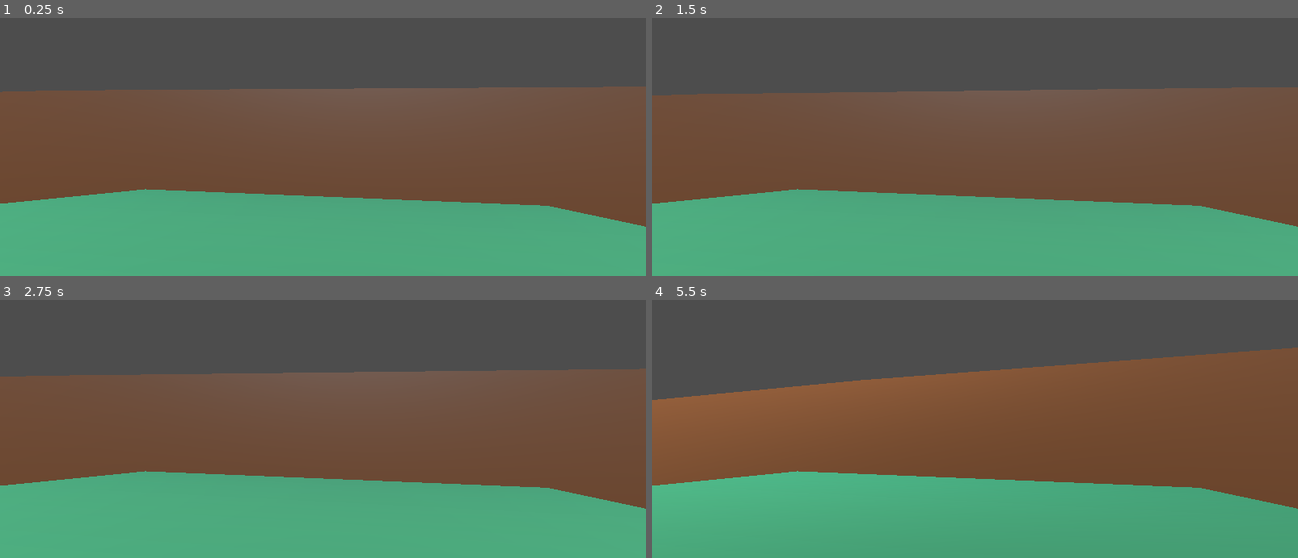
Above: before the commit, frames 1-4 (two rows, left to right).
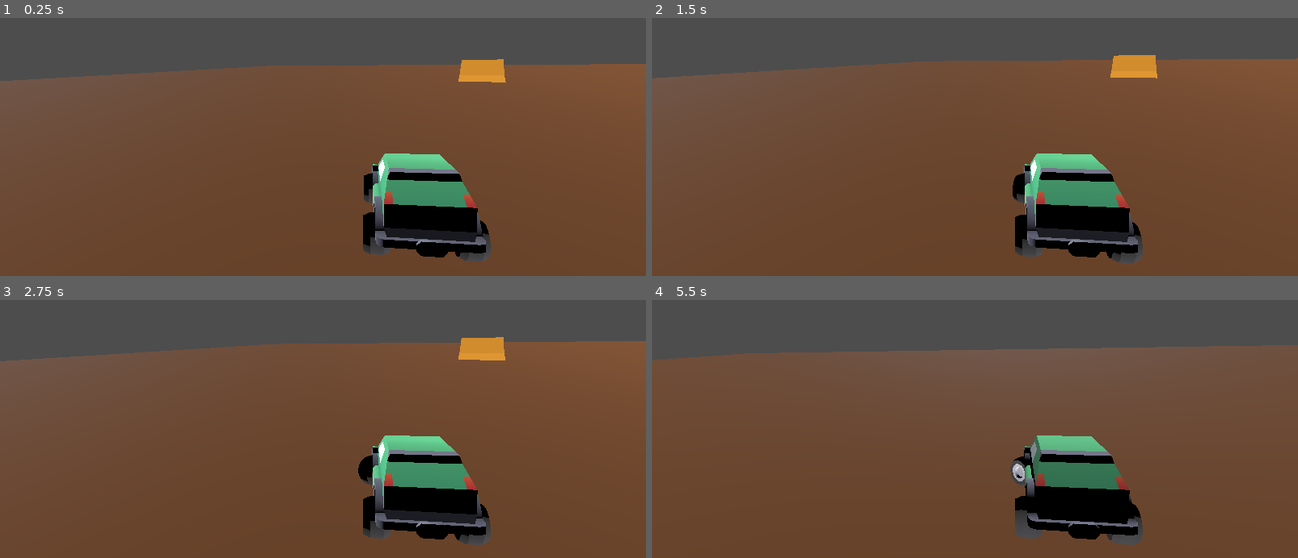
Above: after the commit, the same moments.

Repository: nicquast/reckless_rally
Game: Godot game, scene res://scenes/test_scene.tscn
The game is run twice, just before and just after one commit, with the same random seed, the same clock (stepped at 60 frames per second) and the same inputs.
Inputs:
- Up to frame 1 (0.25 s): no input
- Up to frame 2 (1.5 s): hold D (Steer Right) 0.53-1.28 s; hold A (Steer Left) from 1.28 s (still down)
- Up to frame 3 (2.75 s): release A (Steer Left) at 2.03 s; hold D (Steer Right) from 2.03 s (still down)
- Up to frame 4 (5.5 s): tap Enter at 2.75 s; release D (Steer Right) at 2.78 s; hold W (Accelerate) 2.78-3.53 s; hold A (Steer Left) from 3.53 s (still down)

The runs differ from the first frame. In frame 1, 41% of the frame differs, in the area x 0-100%, y 15-100%; in frame 2, 44%; in frame 3, 43%; in frame 4, 46%, in the area x 0-100%, y 17-100%.

Commit message:
basic rpm simulation and power curves

Diff:
--- a/scenes/Car.tscn
+++ b/scenes/Car.tscn
@@ -2,6 +2,16 @@
 
 [ext_resource type="Script" uid="uid://cfvs3i058fvrg" path="res://scripts/car_controller.gd" id="1_qn377"]
 [ext_resource type="Texture2D" uid="uid://bmui1udhbgj5p" path="res://assets/temp/Textures/colormap.png" id="3_qn377"]
+
+[sub_resource type="Curve" id="Curve_ys5ts"]
+_limits = [0.0, 600.0, 0.0, 8000.0]
+_data = [Vector2(0, 0), 0.0, 0.00014283006, 0, 0, Vector2(511.7845, 242.05475), 0.0, 0.0, 0, 0, Vector2(4175.084, 514.5205), 0.00012396193, 0.00012396193, 0, 0, Vector2(6141.414, 594.6575), -5.1650775e-05, -5.1650775e-05, 0, 0, Vector2(7973.064, 471.78076), 0.0, 0.0, 0, 0]
+point_count = 5
+
+[sub_resource type="Curve" id="Curve_qn377"]
+_limits = [0.0, 25.0, 0.0, 1.0]
+_data = [Vector2(0, 0), 0.0, 0.0, 0, 0, Vector2(0.993266, 10.530823), 0.0, 0.0, 0, 0]
+point_count = 2
 
 [sub_resource type="StandardMaterial3D" id="StandardMaterial3D_e33s5"]
 resource_name = "colormap"
@@ -86,9 +96,12 @@
 
 [node name="Car" type="VehicleBody3D" unique_id=1530576533 node_paths=PackedStringArray("center_of_mass_node")]
 gravity_scale = 4.0
+center_of_mass_mode = 1
 script = ExtResource("1_qn377")
 center_of_mass_node = NodePath("Center of Mass")
-power = 300
+power_curve = SubResource("Curve_ys5ts")
+brake_pressure_curve = SubResource("Curve_qn377")
+rpm_damper = 5
 
 [node name="body" type="MeshInstance3D" parent="." unique_id=1815946841]
 transform = Transform3D(1, 0, 0, 0, 1, 0, 0, 0, 1, 0, 0.15, -0.025)
--- a/scenes/test_scene.tscn
+++ b/scenes/test_scene.tscn
@@ -29,10 +29,10 @@
 light_indirect_energy = 1.593
 
 [node name="Car" parent="." unique_id=1530576533 instance=ExtResource("1_g7g4h")]
-transform = Transform3D(1, 0, 0, 0, 1, 0, 0, 0, 1, -2.496856, 0.012792498, 5.53073)
+transform = Transform3D(0.32650858, 0, -0.94519424, 0, 1, 0, 0.94519424, 0, 0.32650858, 18.598541, 0.012792498, 5.53073)
 
 [node name="Camera3D" type="Camera3D" parent="Car" unique_id=324999546]
-transform = Transform3D(-0.9906635, -0.0037092753, -0.13627921, -0.009526657, 0.9990697, 0.04205989, 0.1359964, 0.04296548, -0.98977727, -0.10134506, 0.91522634, 0.4636345)
+transform = Transform3D(-0.9906635, -0.003709278, -0.13627914, -0.009526657, 0.9990697, 0.042059887, 0.13599631, 0.04296548, -0.9897773, 0.7638111, 2.326959, -5.185046)
 fov = 60.309563
 
 [node name="Ramp2" parent="." unique_id=717800836 instance=ExtResource("2_j8ivh")]
--- a/scripts/car_controller.gd
+++ b/scripts/car_controller.gd
@@ -3,17 +3,32 @@
 ## If set will set the center of mass to the position of the given node
 @export var center_of_mass_node:Node3D
 
-## deprecated
-@export var power = 100
+## Defines the limit of wheel rotation for steering in radians
+@export var steering_limit = deg_to_rad(45)
 
-## Defines the limit of wheel rotation for steering in radians
-@export var steering_limit = deg_to_rad(30)
+## Defines the speed at which the front wheels will rotate to the selected angle
+@export var steering_speed = 2.5
 
 ## Defines the amount of power produced by the car as a function of RPM
-@export var power_curve: Curve2D
+@export var power_curve: Curve
 
 ## Defines the amount of braking pressure applied as a function of the brake input axis
-@export var brake_pressure_curve: Curve2D
+@export var brake_pressure_curve: Curve
+
+## Redline rpm
+@export var max_rpm = 8000
+
+## Multiplication factor for determining rpm acceleration
+@export var throttle_multiplier = 800
+
+## Multiplication factor on RPM load (how quickly rpm drops)
+@export var rpm_damper = 1
+
+## Aero drag coefficient for calculating RPM load
+@export var drag_coefficient = 0.6
+
+var rpm = 0
+
 
 # Called when the node enters the scene tree for the first time.
 func _ready() -> void:
@@ -24,13 +39,28 @@
 # Called every frame. 'delta' is the elapsed time since the previous frame.
 func _process(delta: float) -> void:
 
-	var acceleration = Input.get_action_strength("Accelerate")
+	var acceleration_input = Input.get_action_strength("Accelerate")
 	var braking_input = Input.get_action_strength("Brake")
+	var steering_input = Input.get_action_strength("Steer Left") - Input.get_action_strength("Steer Right")
 
-	var steering_input = Input.get_action_strength("Steer Left") - Input.get_action_strength("Steer Right")
-	steering = move_toward(steering, steering_input * steering_limit, delta)
+	# Simplified rpm acceleration calculation clamp to values over 0 - this definitely needs some work...
+	var rpm_acceleration = throttle_multiplier * acceleration_input * (1.0-(rpm/max_rpm)) - (rpm_damper * rpm_load_factor() + 200 * brake)
 
-	engine_force = acceleration * power
+	#apply rpm acceleration and make sure rpm stays above 0
+	rpm += rpm_acceleration * delta
+	rpm = max(rpm, 0)
 
-	print_debug(engine_force)
-	brake = braking_input
+	# set rpm to 0 if linear velocity is 0 and we are braking (this probably won't work great...)
+	if (brake > 0 and linear_velocity.length() == 0):
+		rpm = 0
+
+	# Simulate moving a wheel by slowly transitioning from current steering angle to input steering angle
+	steering = move_toward(steering, steering_input * steering_limit, delta * steering_speed)
+
+	engine_force = power_curve.sample(rpm)
+	brake = brake_pressure_curve.sample(braking_input * brake_pressure_curve.max_domain)
+
+	print_debug($"Back Left Wheel".get_skidinfo())
+
+func rpm_load_factor():
+	return (linear_velocity.length() * drag_coefficient)
